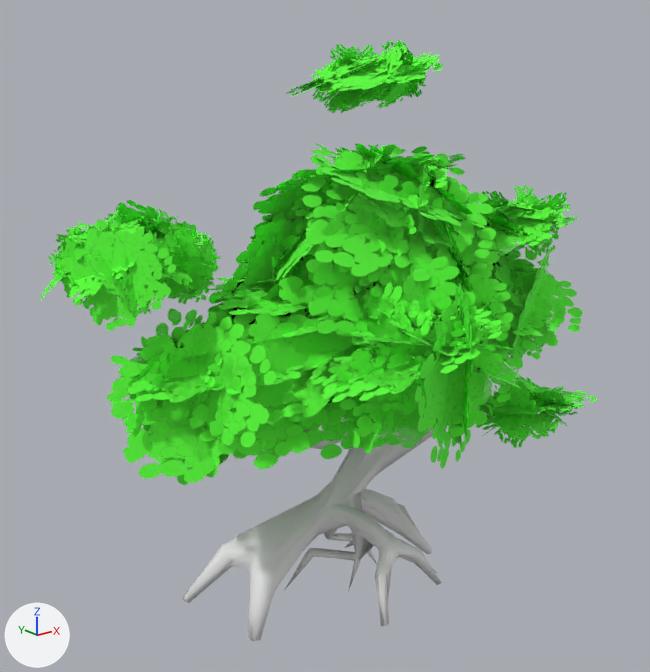
One commit to the FBX model Assets/Models/Foliage/Tree A 1.fbx: the scene before it, then after it.
Rendered twice from a 50 mm lens placed at (-8.25, -9.9, 7.92), pointed at (-0.01, 0.4, 3.8). The axes (+X, +Y, +Z) are drawn at lower left. The lights are the same throughout. Where no turn or scale is listed for an object, it has been applied to the vertices.

The first picture shows 'TreeA 1 LOD 0', 'TreeA 1 LOD 1', 'TreeA 1 LOD 2'.
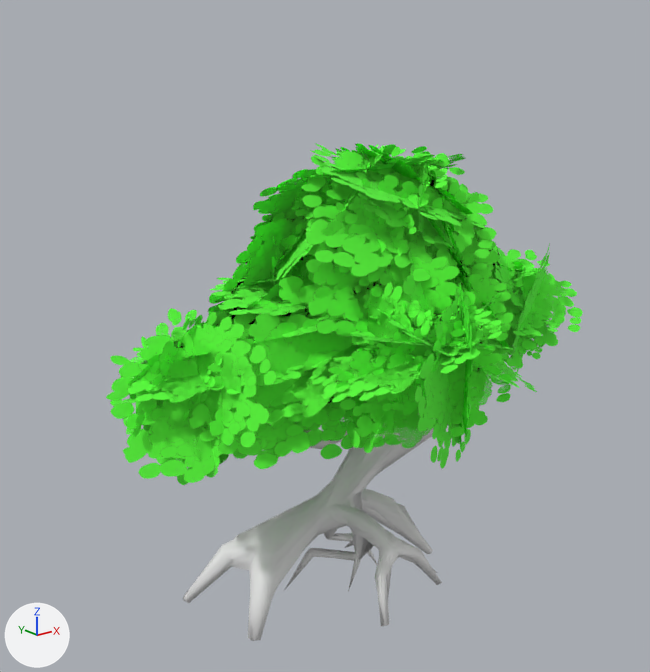
What differs and where, as boxes [x1, y1, x2, y2] in the pictures (650 x 672 px):
'TreeA 1 LOD 1', reshaped
    before: [48, 55, 584, 641]
    after: [128, 149, 566, 641]
'TreeA 1 LOD 2', reshaped
    before: [39, 53, 598, 641]
    after: [106, 143, 583, 641]
'TreeA 1 LOD 0', reshaped (25% narrower, 21% shorter)
    before: [48, 41, 578, 640]
    after: [151, 167, 548, 640]
part 1 of me_lod0, deleted (green)
    before: [48, 41, 578, 448]
part 2 of me_lod2, deleted (green)
    before: [39, 53, 598, 415]
part 3 of me_lod1, deleted (green)
    before: [48, 55, 584, 430]

Patch to the scene script:
```diff
--- a/Assets/Models/Foliage/Tree A 1.fbx.py
+++ b/Assets/Models/Foliage/Tree A 1.fbx.py
@@ me_lod0 @@
 # used by ob_treea_1_lod_0; location = (0.0, 0.0, 0.0)
-me_lod0.from_pydata(...)  # 1408 vertices, 1146 faces; spans x -4.08..5.1, y -2.59..2.46, z -0.25..8.25
+me_lod0.from_pydata(...)  # 1088 vertices, 1066 faces; spans x -3.63..4.95, y -2.59..2.46, z -0.25..6.57
+# me_lod0 part 1: 80 loose pieces with 320 vertices, spanning x -4.08..5.1, y -2.25..2.1, z 2.0..8.25, are deleted
 me_lod0.materials.append(mat_trunk_a)
 me_lod0.materials.append(mat_leaves)
-me_lod0.materials.append(mat_leaves_float)
@@ me_lod1 @@
 # used by ob_treea_1_lod_1; location = (0.0, 0.0, 0.0)
-me_lod1.from_pydata(...)  # 611 vertices, 469 faces; spans x -4.15..5.23, y -2.82..2.76, z -0.26..7.98
+me_lod1.from_pydata(...)  # 547 vertices, 453 faces; spans x -4.06..5.23, y -2.82..2.76, z -0.26..6.81
+# me_lod1 part 3: 16 loose pieces with 64 vertices, spanning x -4.15..5.14, y -2.04..1.93, z 2.48..7.98, are deleted
 me_lod1.materials.append(mat_trunk_a)
@@ me_lod2 @@
 # used by ob_treea_1_lod_2; location = (0.0, 0.0, 0.0)
-me_lod2.from_pydata(...)  # 292 vertices, 202 faces; spans x -4.34..5.59, y -3.13..3.07, z -0.26..8.08
+me_lod2.from_pydata(...)  # 256 vertices, 193 faces; spans x -4.33..5.59, y -3.13..3.07, z -0.26..7.0
+# me_lod2 part 2: 9 loose pieces with 36 vertices, spanning x -4.34..4.32, y -2.21..2.27, z 2.44..8.08, are deleted
 me_lod2.materials.append(mat_trunk_a)
```
